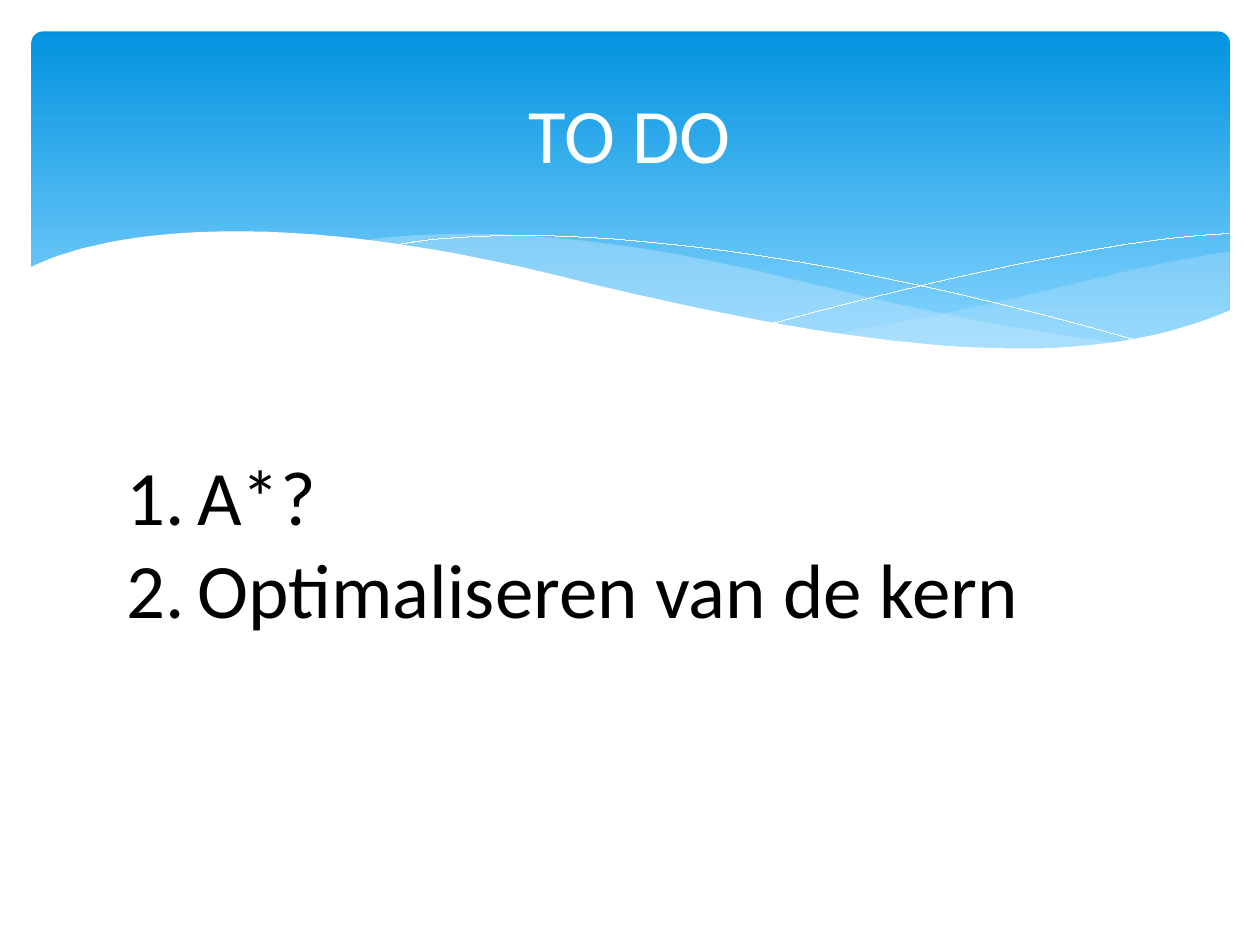
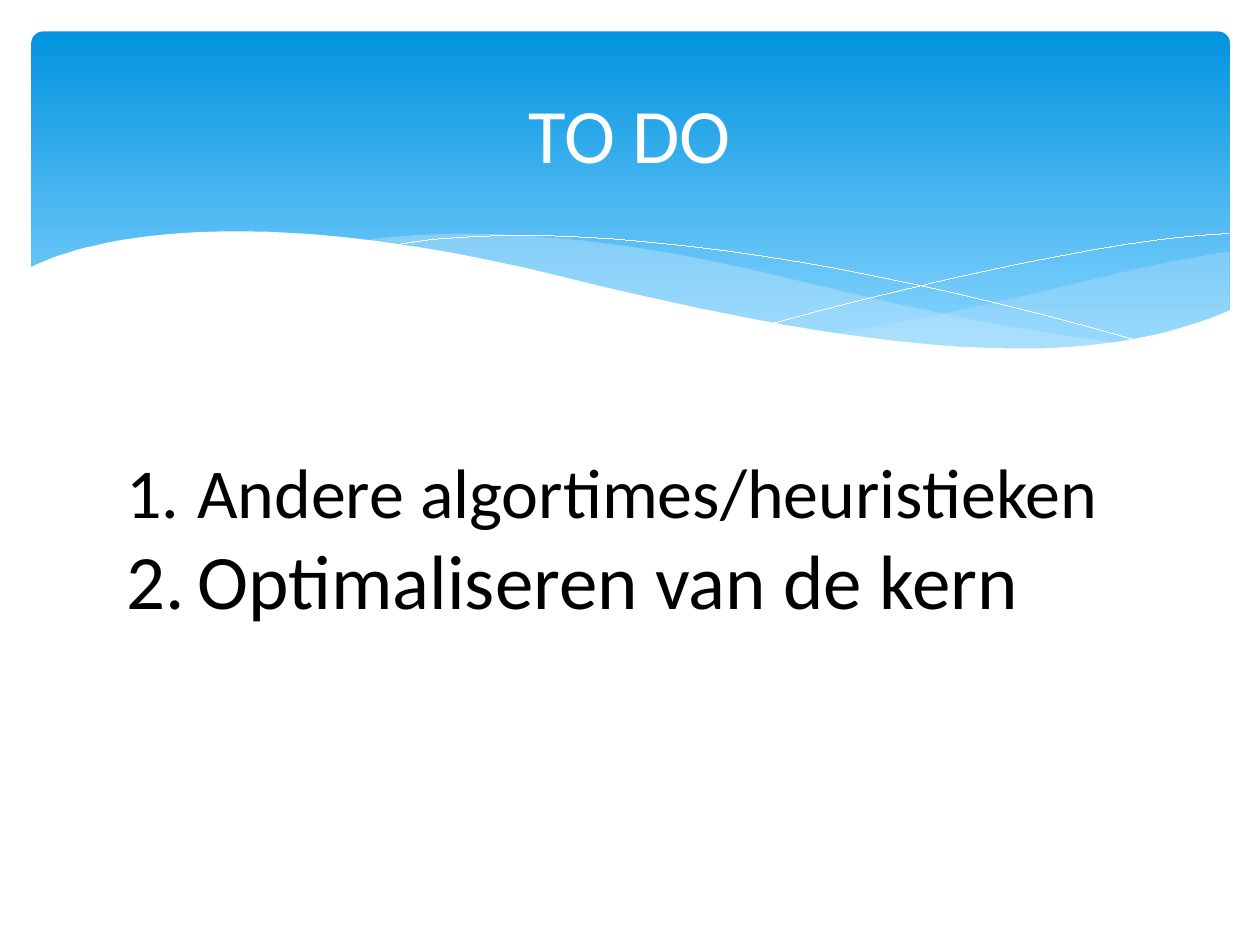
Before and after one commit to Natasjaminor/Spitsuur, a slide deck: slide 23 of presentatie 25-11.pptx. Drawn at 1260x945 pixels with LibreOffice and Linux fonts; fonts in the diff are those of the drawing. Boxes give left, top, right and bottom in pixels: in the first picture for what was removed or moved away, otherwise in the second. Text is boxed around its words. In the diff, an @@ line names an element or a change of style, - is before the commit and + after.

```diff
--- a/presentatie 25-11.pptx
+++ b/presentatie 25-11.pptx
@@ text at [197,469,1097,530]: text changed; size 44 to 40 pt @@
-1. A*?
+1. Andere algortimes/heuristieken
```
Also in this commit, not shown: 3 other slides changed.
